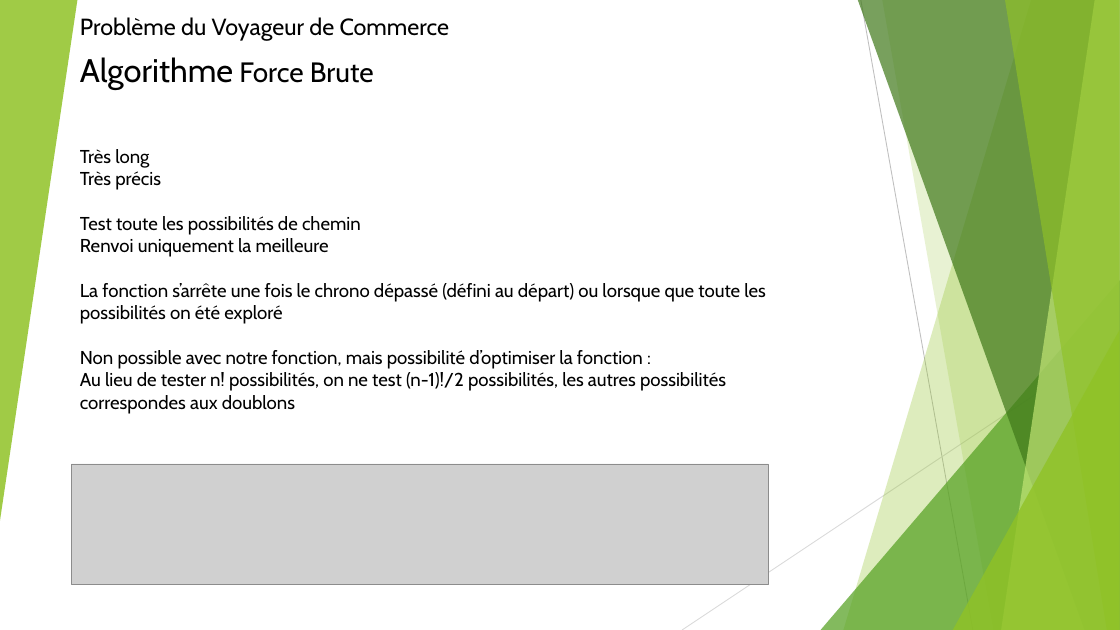
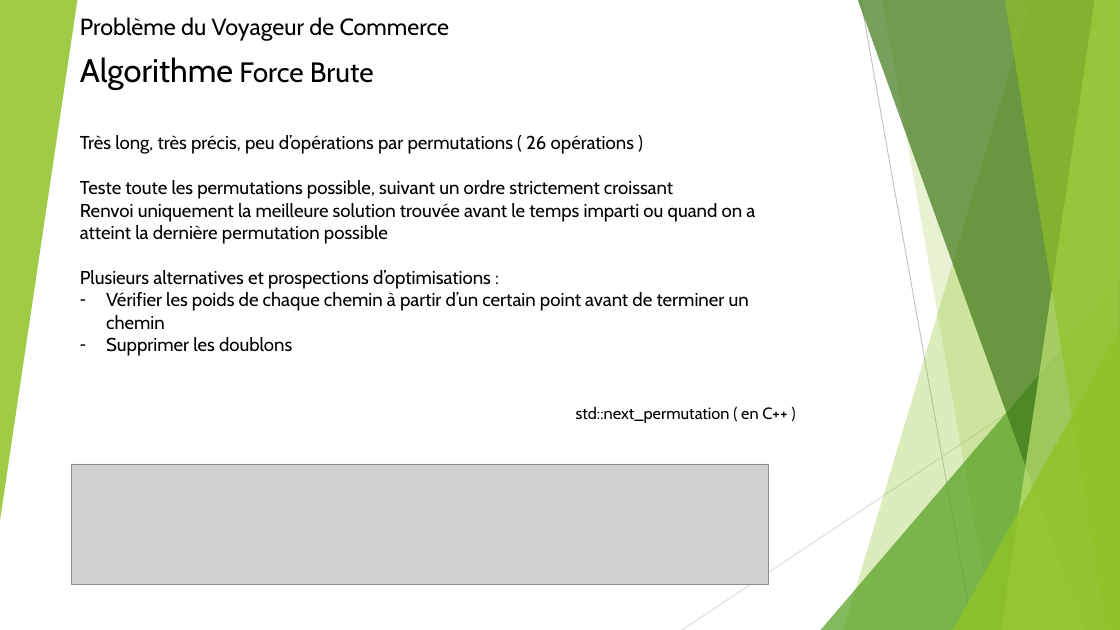
Before and after one commit to Spl4shh/ProjetVoyageurCommerce, a slide deck: slide 4 of PresentationProjetTutoré.pptx. Drawn at 1120x630 pixels with LibreOffice and Linux fonts; fonts in the diff are those of the drawing; grey boxes stand for pictures. Boxes give left, top, right and bottom in pixels: in the first picture for what was removed or moved away, otherwise in the second. Text is boxed around its words. In the diff, an @@ line names an element or a change of style, - is before the commit and + after.

```diff
--- a/PresentationProjetTutoré.pptx
+++ b/PresentationProjetTutoré.pptx
@@ text removed at (x1=80, y1=149, x2=766, y2=414) @@
-Très long
-Très précis
-Test toute les possibilités de chemin
-Renvoi uniquement la meilleure
-La fonction s’arrête une fois le chrono dépassé (défini au départ) ou lorsque que toute les possibilités on été exploré
-Non possible avec notre fonction, mais possibilité d’optimiser la fonction :
-Au lieu de tester n! possibilités, on ne test (n-1)!/2 possibilités, les autres possibilités correspondes aux doublons
@@ text added at (x1=80, y1=135, x2=755, y2=356), 16 pt, text #000000 @@
+Très long, très précis, peu d’opérations par permutations ( 26 opérations )
+Teste toute les permutations possible, suivant un ordre strictement croissant
+Renvoi uniquement la meilleure solution trouvée avant le temps imparti ou quand on a atteint la dernière permutation possible
+Plusieurs alternatives et prospections d’optimisations :
+– Vérifier les poids de chaque chemin à partir d’un certain point avant de terminer un chemin
+– Supprimer les doublons
@@ text added at (x1=576, y1=406, x2=787, y2=423), 14 pt, text #000000 @@
+std::next_permutation ( en C++ )
```
Also in this commit, not shown: 2 other slides changed.
